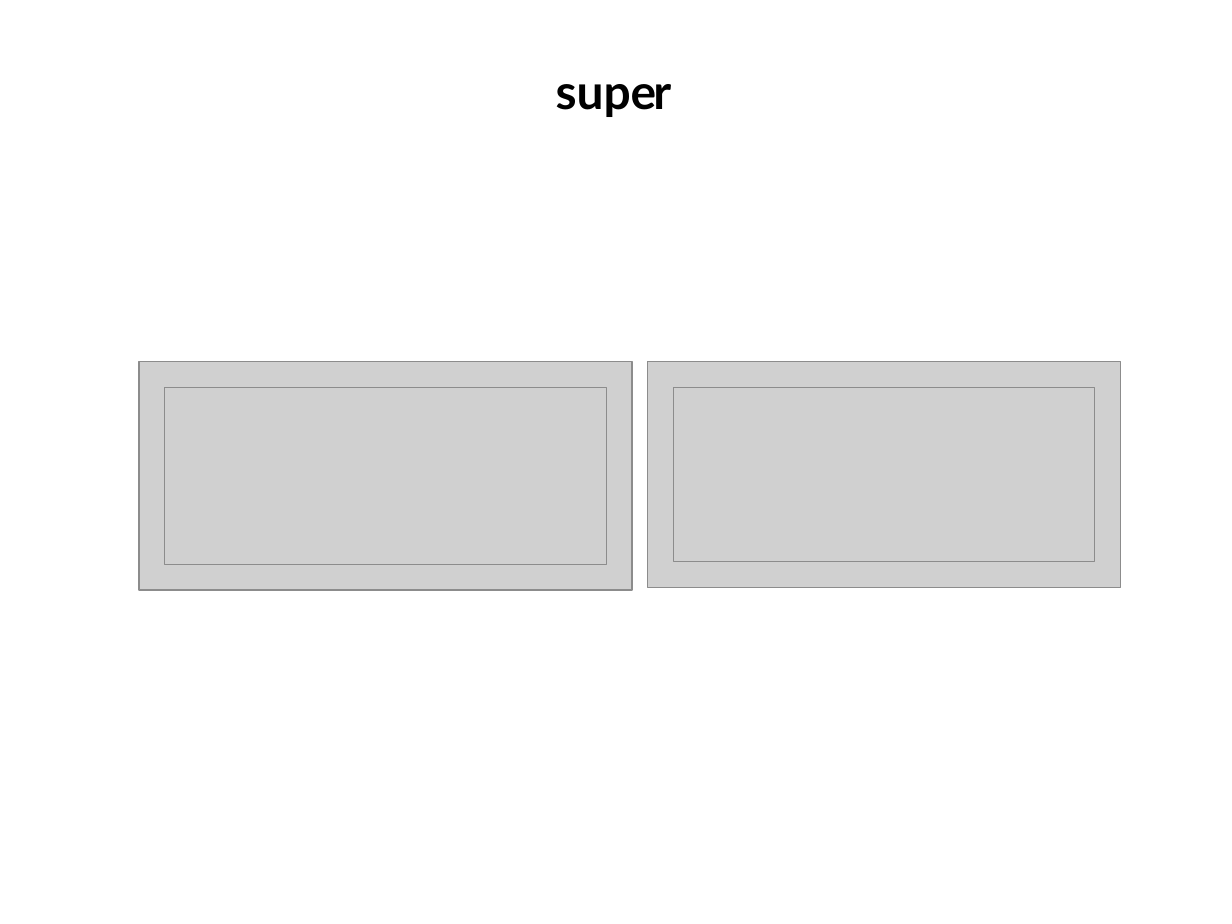
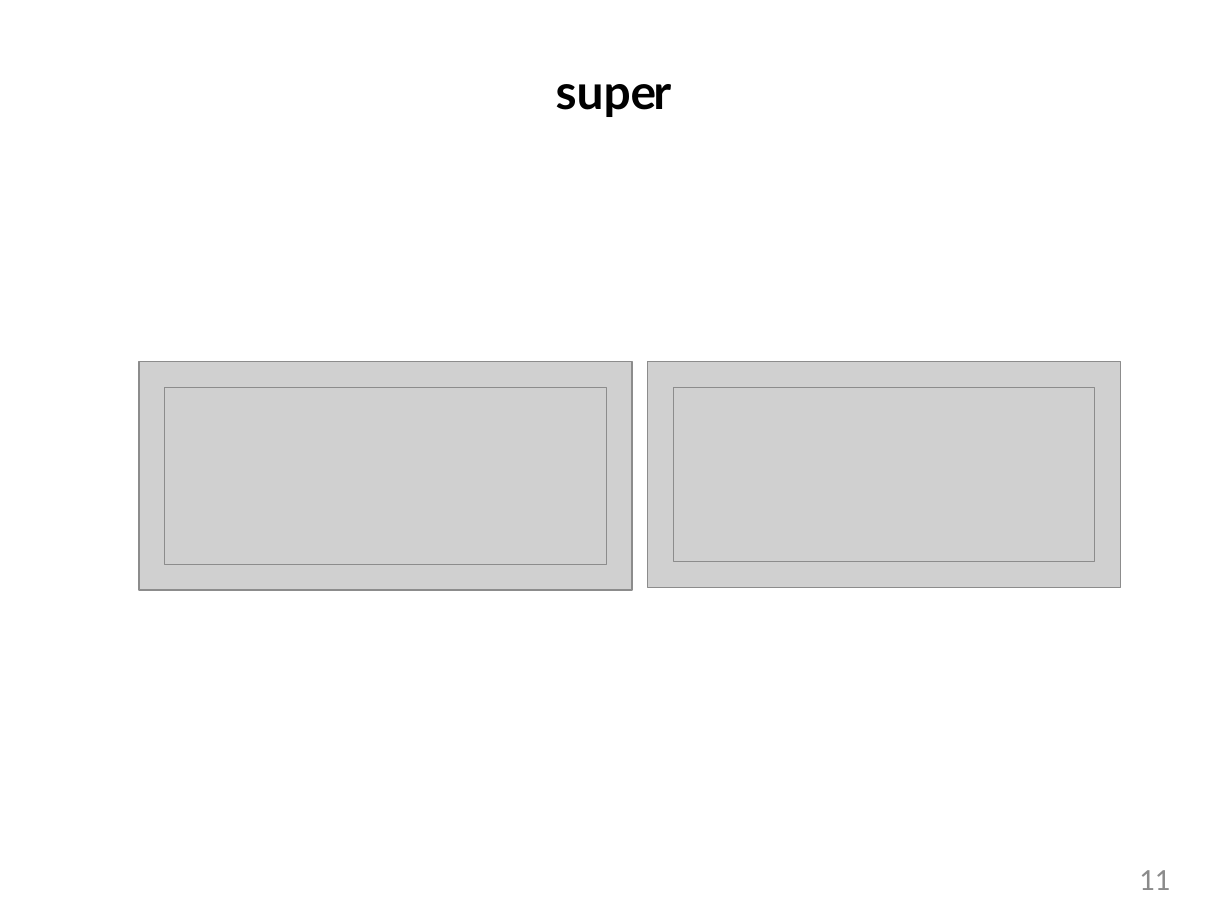
Before and after one commit to StevenJoseph19/JavaScript-ES6-, a slide deck: slide 11 of Slides/3. Classes/3. classes-slides.pptx. Drawn at 1232x924 pixels with LibreOffice and Linux fonts; fonts in the diff are those of the drawing; grey boxes stand for pictures. Boxes give left, top, right and bottom in pixels: in the first picture for what was removed or moved away, otherwise in the second. Text is boxed around its words. In the diff, an @@ line names an element or a change of style, - is before the commit and + after.

```diff
--- a/Slides/3. Classes/3. classes-slides.pptx
+++ b/Slides/3. Classes/3. classes-slides.pptx
@@ page number added at (1139, 870, 1170, 890), 18 pt, text #8C8C8C @@
+11
```
Also in this commit, not shown: 11 other slides changed, 27 other files.
